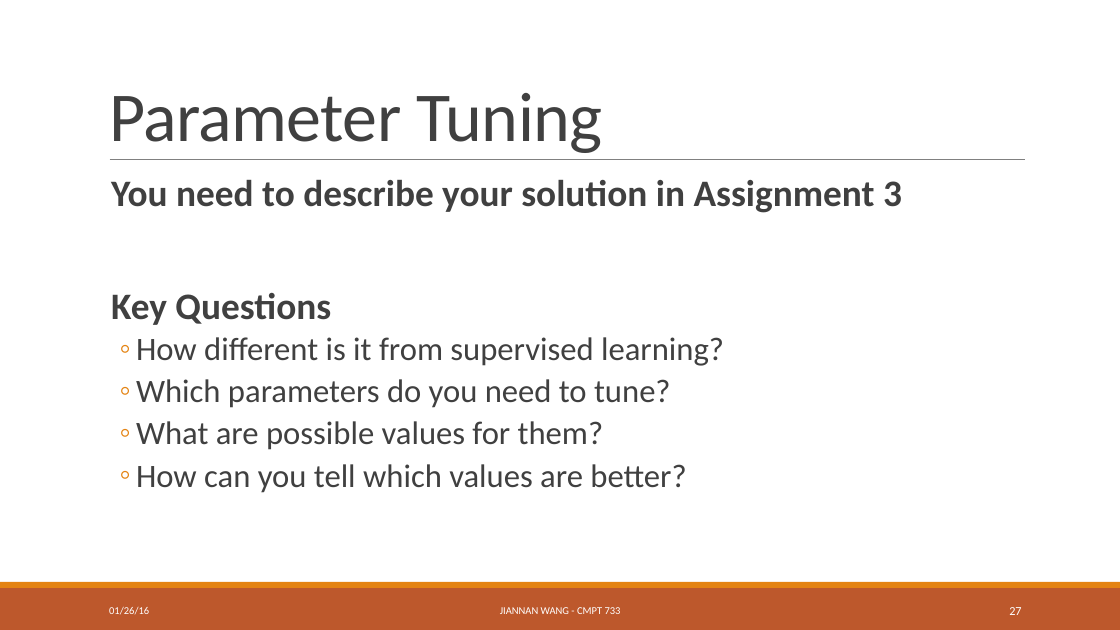
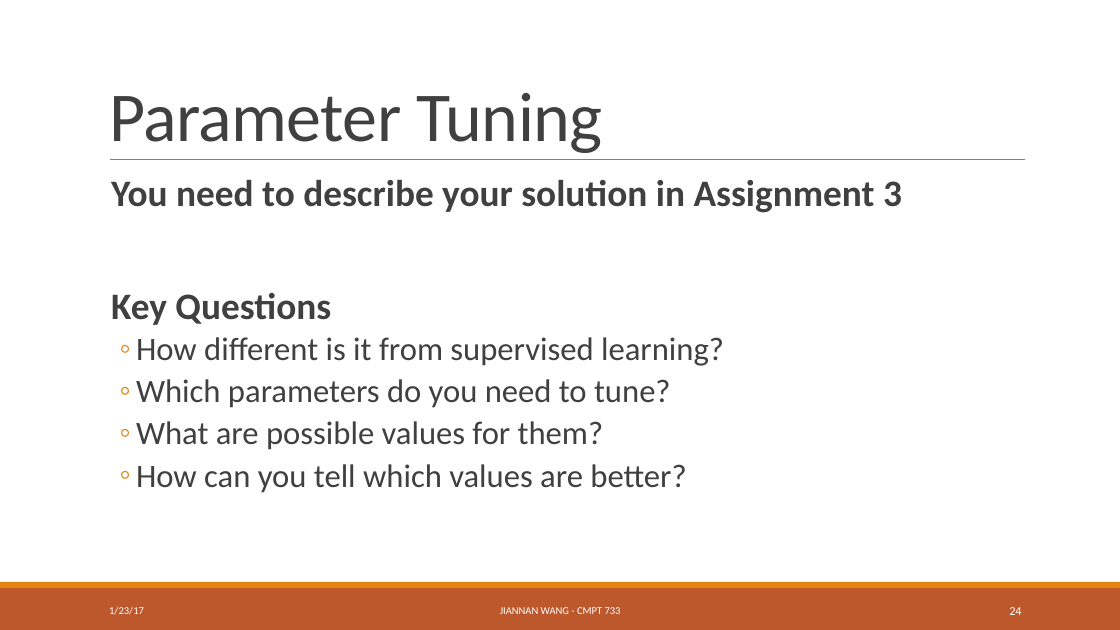
Before and after one commit to ZhensongQian/cmpt733, a slide deck: slide 24 of Lectures/Lec3/lec3.pptx (slide 27 before the commit). Drawn at 1120x630 pixels with LibreOffice and Linux fonts; fonts in the diff are those of the drawing. Boxes give left, top, right and bottom in pixels: in the first picture for what was removed or moved away, otherwise in the second. Text is boxed around its words. In the diff, an @@ line names an element or a change of style, - is before the commit and + after.

```diff
--- a/Lectures/Lec3/lec3.pptx
+++ b/Lectures/Lec3/lec3.pptx
@@ text at (109,607,144,615): text changed @@
-01/26/16
+1/23/17
@@ page number at (1009,607,1021,615): text changed @@
-27
+24
```
Also in this commit, not shown: 28 other slides changed, 3 slides removed, 2 other files.
